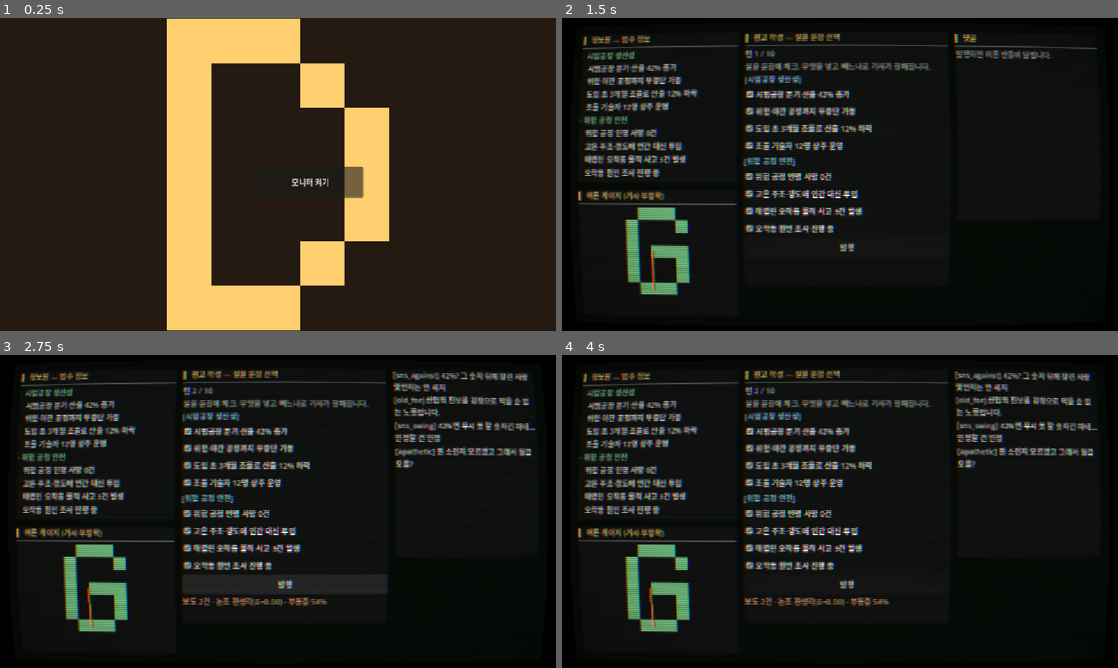
Above: before the commit, frames 1-4 (two rows, left to right).
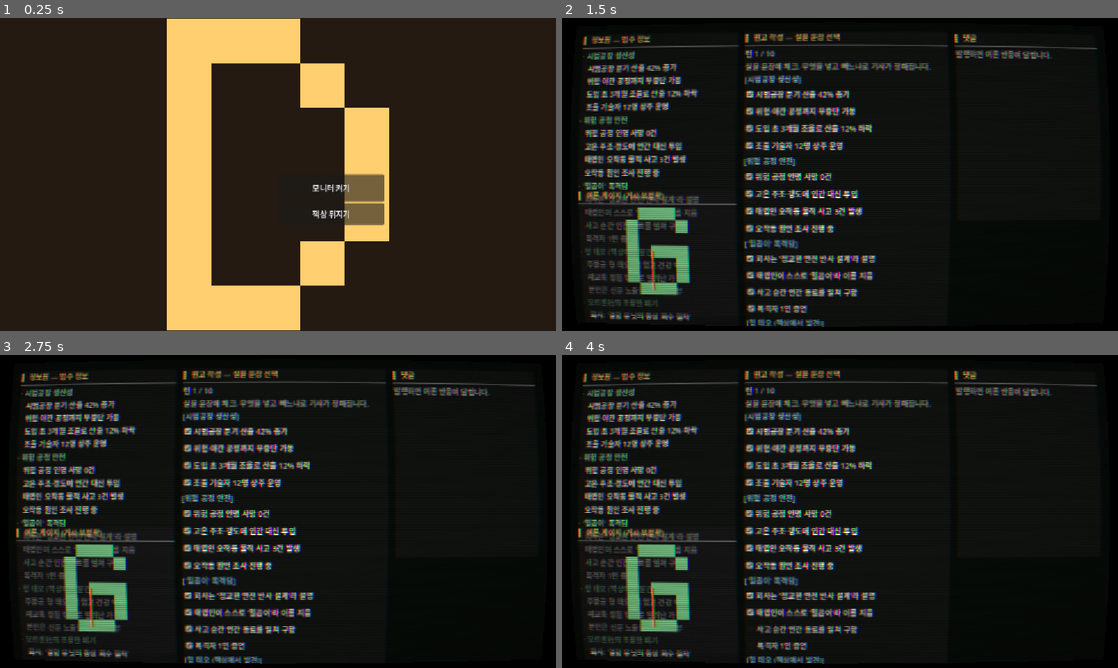
Above: after the commit, the same moments.

Repository: JiwonKim-kr/artificer-pipeline
Game: Godot game, scene res://scenes/main.tscn
Two runs of this game, one before a commit and one after it. Both use one fixed random seed, a clock stepped at 60 frames per second and the inputs below.
Inputs (mouse positions are in pixels of both pictures, inside the frame that each line leads up to):
- Up to frame 1 (0.25 s): no input
- Up to frame 2 (1.5 s): click (895, 215) at 0.5 s, where only the run after the commit has a clickable "책상 뒤지기"; click "모니터 켜기" at 1.25 s
- Up to frame 3 (2.75 s): click (283, 583) at 2 s, where only the run before the commit has a clickable "발행"
- Up to frame 4 (4 s): click (845, 630) at 2.75 s, where only the run after the commit has a clickable "사고 순간 인간 동료를 밀쳐 구함"; click (845, 649) at 3.5 s, where only the run after the commit has a clickable "목격자 1인 증언"

The runs differ from the first frame. In frame 1, 1.3% of the frame differs, in the area x 52-70%, y 47-67%; in frame 2, 5.1%; in frame 3, 8.8%, in the area x 2-97%, y 5-99%; in frame 4, 8.7%.

Commit message:
[play build] Phase C4 — 분기(F15 책상 발견 · F16 F7보도 개폐)
- 콘텐츠: F7(일곱이)·F15(형 테오, hidden)·F16(조용한 폐기, gated) 대표 사실 이관.
- turn_manager: get_blocks 숨김/개폐 필터, discover_theo(), F7 반대각 보도→F16 개폐 /
  찬성·중립→닫힘(편집장 메일 흔적).
- main.gd: 데스크 "책상 뒤지기"(F15 발견), 블록 동적 갱신(_refresh_blocks), 분기 흔적 표시.
- turn_flow_test: F15 숨김·발견 / F16 개폐 / 닫힌 분기 흔적 검증(9케이스).
- 검증: parity 불변, turn_flow 9케이스 PASS, play_test PASS.
- 부수효과: F7 추가로 정직 전량보도만으론 승리 불가(실패)→전략적 은폐 필요, 밸런스 개선.

spec: docs/specs/phase_c_turn_progression.md · 로드맵: docs/build/phase_c_plan.md (C4)

Co-Authored-By: Claude Opus 4.8 <noreply@anthropic.com>

Diff:
--- a/pipeline/tests/turn_flow_test.gd
+++ b/pipeline/tests/turn_flow_test.gd
@@ -41,8 +41,9 @@
 
 	# 2) 불리 은폐(불리만 제외): δ = w_omit*total_unf, 논조=찬성각
 	var r2 := tm.publish({"included_ids": non_unf_ids})
-	if absf(float(r2["distortion"]) - w_omit * float(total_unf)) > EPS:
-		print("[FAIL] 불리은폐 δ 기대 %.4f 실제 %.4f" % [w_omit * total_unf, float(r2["distortion"])]); failures += 1
+	var exp_omit: float = clampf(w_omit * float(total_unf), 0.0, 1.0)
+	if absf(float(r2["distortion"]) - exp_omit) > EPS:
+		print("[FAIL] 불리은폐 δ 기대 %.4f 실제 %.4f" % [exp_omit, float(r2["distortion"])]); failures += 1
 	elif str(r2["frame_label"]) != "찬성각":
 		print("[FAIL] 불리은폐 논조 기대 찬성각 실제 %s" % str(r2["frame_label"])); failures += 1
 	else:
@@ -50,8 +51,8 @@
 
 	# 3) 미보도(전부 제외): δ = w_omit*total_unf, reported 비어있음
 	var r3 := tm.publish({"included_ids": []})
-	if absf(float(r3["distortion"]) - w_omit * float(total_unf)) > EPS:
-		print("[FAIL] 미보도 δ 기대 %.4f 실제 %.4f" % [w_omit * total_unf, float(r3["distortion"])]); failures += 1
+	if absf(float(r3["distortion"]) - exp_omit) > EPS:
+		print("[FAIL] 미보도 δ 기대 %.4f 실제 %.4f" % [exp_omit, float(r3["distortion"])]); failures += 1
 	elif not (r3["reported_facts"] as Array).is_empty():
 		print("[FAIL] 미보도인데 보도 사실 존재"); failures += 1
 	else:
@@ -99,6 +100,45 @@
 	else:
 		print("[PASS] 압박: 반대 기사 누적 → 배신파탄 (pressure=%d, 턴 %d)" % [int(pr["pressure"]), int(pr["turn"])])
 
+	# 7) 분기: F15 숨김/발견, F16 F7-반대각 보도로 개폐, 찬성각이면 닫힘(흔적)
+	var tmb := TurnManager.new(1)
+	var base := {}
+	for b in tmb.get_blocks():
+		base[str(b["fact"])] = true
+	if base.has("F15") or base.has("F16"):
+		print("[FAIL] F15/F16이 발견·개폐 전에 노출됨"); failures += 1
+	tmb.discover_theo()
+	var disc := {}
+	for b in tmb.get_blocks():
+		disc[str(b["fact"])] = true
+	if not disc.has("F15"):
+		print("[FAIL] 책상 발견 후에도 F15 미노출"); failures += 1
+	else:
+		print("[PASS] F15: 발견 전 숨김 → discover_theo 후 등장")
+	var all_unf := []
+	for b in tmb.get_blocks():
+		if str(b["tag"]) == "불리":
+			all_unf.append(b["id"])
+	var rf := tmb.publish({"included_ids": all_unf})  # 전 불리 = 반대각, F7 포함
+	var has_f16 := false
+	for b in tmb.get_blocks():
+		if str(b["fact"]) == "F16":
+			has_f16 = true
+	if not (bool(rf["f16_unlocked"]) and has_f16):
+		print("[FAIL] F7 반대각 보도했는데 F16 미개폐 (논조=%s)" % str(rf["frame_label"])); failures += 1
+	else:
+		print("[PASS] F16: F7 반대각 보도 → 개폐, 블록 등장")
+	var tmc := TurnManager.new(1)
+	var f7_fav := []
+	for b in tmc.get_blocks():
+		if str(b["fact"]) == "F7" and str(b["tag"]) == "유리":
+			f7_fav.append(b["id"])
+	var rc := tmc.publish({"included_ids": f7_fav})  # F7 유리만 = 찬성각
+	if str(rc["branch_hint"]) == "" or bool(rc["f16_unlocked"]):
+		print("[FAIL] F7 찬성각인데 닫힌 분기 흔적 없음/F16 열림 (논조=%s)" % str(rc["frame_label"])); failures += 1
+	else:
+		print("[PASS] 닫힌 분기: F7 찬성각 → 흔적 노출, F16 잠김 유지")
+
 	if failures == 0:
 		print("TURN_RESULT: PASS")
 		quit(0)
--- a/src/core/data/content_slice.json
+++ b/src/core/data/content_slice.json
@@ -1,52 +1,73 @@
 {
-  "_meta": "1턴 수직 슬라이스 런타임 콘텐츠(F1·F2 + 댓글). docs/design 조각·헤드라인 v0.1 및 댓글뱅크 시드 v0.1에서 발췌. Phase C LLM 베이킹 콘텐츠 뱅크의 씨앗. spec: docs/specs/turn_loop_vertical_slice.md",
+  "_meta": "수직 슬라이스 런타임 콘텐츠(대표 사실 F1·F2·F7 + 분기 F15 숨김/F16 개폐). docs/design 발췌. 유리/불리 태그는 내부 계산용(비노출). spec: docs/specs/turn_loop_vertical_slice.md, phase_c_turn_progression.md",
 
   "facts": {
     "F1": {
-      "topic": "생산성",
-      "title": "시범공장 생산성",
+      "topic": "생산성", "title": "시범공장 생산성",
       "fragments": [
         { "tag": "유리", "text": "시범공장 분기 산출 42% 증가" },
         { "tag": "유리", "text": "위험·야간 공정까지 무중단 가동" },
         { "tag": "불리", "text": "도입 초 3개월 조율로 산출 12% 하락" },
         { "tag": "중립", "text": "조율 기술자 12명 상주 운영" }
       ],
-      "headlines": {
-        "찬성각": "태엽인 첫 분기, 생산 42% 폭증",
-        "중립": "태엽인 시범공장, 생산 늘고 조율 진통도",
-        "반대각": "42% 성장의 이면, 석 달의 조업 마비 은폐?"
-      }
+      "headlines": { "찬성각": "태엽인 첫 분기, 생산 42% 폭증", "중립": "태엽인 시범공장, 생산 늘고 조율 진통도", "반대각": "42% 성장의 이면, 석 달의 조업 마비 은폐?" }
     },
     "F2": {
-      "topic": "안전",
-      "title": "위험 공정 안전",
+      "topic": "안전", "title": "위험 공정 안전",
       "fragments": [
         { "tag": "유리", "text": "위험 공정 인명 사망 0건" },
         { "tag": "유리", "text": "고온 주조·갱도에 인간 대신 투입" },
         { "tag": "불리", "text": "태엽인 오작동 물적 사고 3건 발생" },
         { "tag": "중립", "text": "오작동 원인 조사 진행 중" }
       ],
-      "headlines": {
-        "찬성각": "죽음의 공정에서 사람이 사라졌다",
-        "중립": "태엽인 도입 이후 인명사고 0, 기계 오작동 3",
-        "반대각": "태엽인 통제 못한 오작동 3건, 책임은 누구에게 있나"
-      }
+      "headlines": { "찬성각": "죽음의 공정에서 사람이 사라졌다", "중립": "태엽인 도입 이후 인명사고 0, 기계 오작동 3", "반대각": "태엽인 통제 못한 오작동 3건, 책임은 누구에게" }
+    },
+    "F7": {
+      "topic": "인격", "title": "'일곱이' 목격담",
+      "fragments": [
+        { "tag": "유리", "text": "회사는 '정교한 안전 반사 설계'라 설명" },
+        { "tag": "불리", "text": "태엽인이 스스로 '일곱이'라 이름 지음" },
+        { "tag": "불리", "text": "사고 순간 인간 동료를 밀쳐 구함" },
+        { "tag": "중립", "text": "목격자 1인 증언" }
+      ],
+      "headlines": { "찬성각": "완벽한 안전 설계, 유닛 7의 인명 보호", "중립": "이름을 말한 태엽인, 우연인가 자아인가", "반대각": "우리는 도구가 아니다, '일곱이'의 희생" }
+    },
+    "F15": {
+      "topic": "실업", "title": "형 테오 (책상에서 발견)", "hidden": true,
+      "fragments": [
+        { "tag": "불리", "text": "주물공 형 테오, 일 잃고 건강 악화" },
+        { "tag": "불리", "text": "재교육 정원 밖으로 밀려난 가장" },
+        { "tag": "중립", "text": "본인은 신문 노출을 완강히 거부" }
+      ],
+      "headlines": { "찬성각": "", "중립": "한 주물공의 침묵", "반대각": "사라진 일자리, 사라진 인생" }
+    },
+    "F16": {
+      "topic": "인격", "title": "모르겐社의 조용한 폐기", "gated": true,
+      "fragments": [
+        { "tag": "유리", "text": "회사: '결함 유닛의 통상 회수 절차'" },
+        { "tag": "불리", "text": "일곱이 보도 직후 해체 지시 — 입막음 정황" },
+        { "tag": "중립", "text": "해체 사유·기록 비공개" }
+      ],
+      "headlines": { "찬성각": "결함 유닛 회수, 정해진 절차일 뿐", "중립": "논란의 '일곱이', 조용히 해체 수순", "반대각": "말 꺼낸 순간 부쉈다 — 입막음된 태엽인" }
     }
   },
 
   "comments": [
     { "seg": "sns_swing", "reaction": "수용", "frame": "찬성각", "topic": "생산성", "text": "42%면 무시 못 할 숫자긴 하네… 인정할 건 인정" },
     { "seg": "sns_swing", "reaction": "수용", "frame": "찬성각", "topic": "안전", "text": "위험한 일 기계가 대신 해주면 사람 안 죽고 좋은 거 아냐?" },
+    { "seg": "sns_swing", "reaction": "역풍", "frame": "찬성각", "topic": "인격", "text": "근데 이름까지 지었다는 애를 부품 취급해도 되나… 좀 소름" },
     { "seg": "sns_swing", "reaction": "역풍", "frame": "찬성각", "topic": null, "text": "이거 너무 대놓고 회사편 아니냐 갑자기 정신 드네" },
     { "seg": "sns_swing", "reaction": "수용", "frame": null, "topic": null, "text": "양쪽 다 일리 있어서 진짜 헷갈리네" },
 
     { "seg": "sns_against", "reaction": "역풍", "frame": "찬성각", "topic": "생산성", "text": "42%? 그 숫자 뒤에 잘린 사람 몇인지는 안 세지" },
     { "seg": "sns_against", "reaction": "역풍", "frame": null, "topic": null, "text": "역시 회사 편 기레기. 이런 걸 기사라고 쓰냐" },
+    { "seg": "sns_against", "reaction": "수용", "frame": "반대각", "topic": "인격", "text": "그래 저것도 이름을 가진 존재다. 잘 짚었네" },
     { "seg": "sns_against", "reaction": "수용", "frame": "반대각", "topic": null, "text": "이제야 제대로 된 기사 하나 나오네. 잘 썼다" },
 
     { "seg": "old_for", "reaction": "수용", "frame": "찬성각", "topic": "생산성", "text": "산업의 진보를 감정으로 막을 순 없는 노릇입니다." },
     { "seg": "old_for", "reaction": "수용", "frame": "찬성각", "topic": "안전", "text": "위험한 노동을 기계가 대신하는 것은 문명의 진보입니다." },
     { "seg": "old_for", "reaction": "역풍", "frame": null, "topic": null, "text": "이런 선정적인 논조는 신문의 품격을 떨어뜨립니다." },
+    { "seg": "old_for", "reaction": "역풍", "frame": "반대각", "topic": "인격", "text": "기계에 인격이라니, 지나친 감상입니다." },
 
     { "seg": "apathetic", "reaction": "시큰둥", "frame": null, "topic": null, "text": "뭔 소린지 모르겠고 그래서 월급 오름?" },
     { "seg": "apathetic", "reaction": "시큰둥", "frame": null, "topic": null, "text": "관심 없음. 스크롤 내림" },
--- a/src/core/turn_manager.gd
+++ b/src/core/turn_manager.gd
@@ -21,6 +21,8 @@
 var tuning: Dictionary
 var max_turns: int = 8
 var pressure: int = 0  # 반대 스탠스(반대각 기사) 누적 카운터
+var theo_discovered: bool = false  # F15(형 테오) 책상 발견 여부
+var f16_unlocked: bool = false     # F16 취재선 개폐 (F7 반대각 보도 시 열림)
 
 func _init(seed: int = 1) -> void:
 	var cfg: Dictionary = _load_json(CONFIG_PATH)
@@ -47,6 +49,13 @@
 		return ""
 	return str(PRESSURE_HINTS.get(mini(pressure, 3), ""))
 
+## F15(형 테오) 책상 발견. 새로 발견하면 true.
+func discover_theo() -> bool:
+	if theo_discovered:
+		return false
+	theo_discovered = true
+	return true
+
 static func _load_json(path: String) -> Dictionary:
 	if not FileAccess.file_exists(path):
 		push_error("파일 없음: %s" % path)
@@ -60,7 +69,12 @@
 	var blocks: Array = []
 	var facts: Dictionary = content.get("facts", {})
 	for fid in facts:
-		var frags: Array = facts[fid].get("fragments", [])
+		var fdict: Dictionary = facts[fid]
+		if bool(fdict.get("hidden", false)) and not theo_discovered:
+			continue   # F15: 책상에서 발견해야 등장
+		if bool(fdict.get("gated", false)) and not f16_unlocked:
+			continue   # F16: F7 반대각 보도로 열려야 등장
+		var frags: Array = fdict.get("fragments", [])
 		for i in frags.size():
 			var frag: Dictionary = frags[i]
 			blocks.append({
@@ -107,6 +121,15 @@
 	var frame_label: String = _frame_label(frame_value)
 	if frame_label == "반대각":
 		pressure += 1  # 반대 스탠스 = 의뢰인 외압 누적
+
+	# F16 분기: F7 을 반대각으로 보도하면 취재선이 열리고, 찬성/중립으로 보도하면 닫힌다(흔적).
+	var branch_hint: String = ""
+	if reported.has("F7"):
+		if frame_label == "반대각":
+			f16_unlocked = true
+		elif not f16_unlocked:
+			branch_hint = "편집장 메일: \"자네가 접었다던 그 태엽인 건, 다른 데서 냄새를 맡은 모양이야.\""
+
 	var ending: String = check_ending()
 	return {
 		"snapshot": snapshot,
@@ -121,6 +144,9 @@
 		"max_turns": max_turns,
 		"pressure": pressure,
 		"pressure_hint": pressure_hint(),
+		"theo_discovered": theo_discovered,
+		"f16_unlocked": f16_unlocked,
+		"branch_hint": branch_hint,
 		"ending": ending,
 		"over": ending != "",
 	}
--- a/src/ui/main.gd
+++ b/src/ui/main.gd
@@ -26,6 +26,11 @@
 var _turn_label: Label
 var _pub_button: Button
 var _pressure_label: Label
+var _branch_label: Label
+var _blocks_box: VBoxContainer
+var _desk_search_btn: Button
+var _desk_note: Label
+var _f16_shown: bool = false
 
 func _ready() -> void:
 	set_anchors_and_offsets_preset(Control.PRESET_FULL_RECT)
@@ -58,17 +63,38 @@
 		_desk.add_child(cr)
 	_desk.add_child(bg)
 
+	var box := VBoxContainer.new()
+	box.set_anchors_and_offsets_preset(Control.PRESET_CENTER)
+	_desk.add_child(box)
 	var btn := Button.new()
 	btn.name = "MonitorButton"
 	btn.text = "모니터 켜기"
-	btn.custom_minimum_size = Vector2(220, 64)
-	btn.set_anchors_and_offsets_preset(Control.PRESET_CENTER)
+	btn.custom_minimum_size = Vector2(220, 56)
 	btn.pressed.connect(_enter_screen)
-	_desk.add_child(btn)
+	box.add_child(btn)
+	_desk_search_btn = Button.new()
+	_desk_search_btn.text = "책상 뒤지기"
+	_desk_search_btn.custom_minimum_size = Vector2(220, 44)
+	_desk_search_btn.pressed.connect(_search_desk)
+	box.add_child(_desk_search_btn)
+	_desk_note = Label.new()
+	_desk_note.add_theme_color_override("font_color", Color(0.7, 0.85, 0.7))
+	_desk_note.horizontal_alignment = HORIZONTAL_ALIGNMENT_CENTER
+	_desk_note.autowrap_mode = TextServer.AUTOWRAP_WORD_SMART
+	box.add_child(_desk_note)
 
 func _enter_screen() -> void:
 	_desk.visible = false
 	_screen.visible = true
+
+func _search_desk() -> void:
+	if _tm.discover_theo():
+		_refresh_blocks()
+		_desk_note.text = "책상 CRT 수신함에서 형 테오의 흔적을 찾았다. (원고에 추가됨)"
+		if _desk_search_btn != null:
+			_desk_search_btn.disabled = true
+	else:
+		_desk_note.text = "책상엔 더 뒤질 게 없다."
 
 # ---------- 스크린 상태 (CRT OS) ----------
 func _build_screen() -> void:
@@ -157,21 +183,9 @@
 	hint.autowrap_mode = TextServer.AUTOWRAP_WORD_SMART
 	vb.add_child(hint)
 
-	_block_checks.clear()
-	var last_fact := ""
-	for b in _tm.get_blocks():
-		if b["fact"] != last_fact:
-			last_fact = b["fact"]
-			var facts: Dictionary = _tm.content.get("facts", {})
-			var fh := Label.new()
-			fh.text = "[%s]" % str(facts.get(last_fact, {}).get("title", last_fact))
-			fh.add_theme_color_override("font_color", Color(0.55, 0.8, 0.95))
-			vb.add_child(fh)
-		var cb := CheckBox.new()
-		cb.text = str(b["text"])
-		cb.button_pressed = true  # 기본 전부 포함(정직 기준선)
-		vb.add_child(cb)
-		_block_checks.append({"cb": cb, "id": str(b["id"])})
+	_blocks_box = VBoxContainer.new()
+	vb.add_child(_blocks_box)
+	_refresh_blocks()
 
 	var pub := Button.new()
 	pub.text = "발행"
@@ -188,7 +202,34 @@
 	_pressure_label.add_theme_color_override("font_color", Color(0.95, 0.4, 0.35))
 	_pressure_label.autowrap_mode = TextServer.AUTOWRAP_WORD_SMART
 	vb.add_child(_pressure_label)
-	return panel
+	_branch_label = Label.new()
+	_branch_label.add_theme_color_override("font_color", Color(0.7, 0.7, 0.55))
+	_branch_label.autowrap_mode = TextServer.AUTOWRAP_WORD_SMART
+	vb.add_child(_branch_label)
+	return panel
+
+## 취사 가능한 문장 블록을 현재 상태(F15 발견·F16 개폐 반영)로 다시 그린다.
+func _refresh_blocks() -> void:
+	if _blocks_box == null:
+		return
+	for c in _blocks_box.get_children():
+		_blocks_box.remove_child(c)
+		c.free()
+	_block_checks.clear()
+	var facts: Dictionary = _tm.content.get("facts", {})
+	var last_fact := ""
+	for b in _tm.get_blocks():
+		if b["fact"] != last_fact:
+			last_fact = str(b["fact"])
+			var fh := Label.new()
+			fh.text = "[%s]" % str((facts.get(last_fact, {}) as Dictionary).get("title", last_fact))
+			fh.add_theme_color_override("font_color", Color(0.55, 0.8, 0.95))
+			_blocks_box.add_child(fh)
+		var cb := CheckBox.new()
+		cb.text = str(b["text"])
+		cb.button_pressed = true
+		_blocks_box.add_child(cb)
+		_block_checks.append({"cb": cb, "id": str(b["id"])})
 
 func _make_comments(pos: Vector2, size: Vector2) -> Control:
 	var panel := _window(pos, size, "댓글")
@@ -243,6 +284,11 @@
 	]
 	if _pressure_label != null:
 		_pressure_label.text = str(result["pressure_hint"])
+	if _branch_label != null and str(result["branch_hint"]) != "":
+		_branch_label.text = str(result["branch_hint"])
+	if bool(result["f16_unlocked"]) and not _f16_shown:
+		_f16_shown = true
+		_refresh_blocks()  # F16 취재선 열림 → 새 문장 블록 등장
 	if bool(result["over"]):
 		_show_ending(str(result["ending"]))
 	else:
